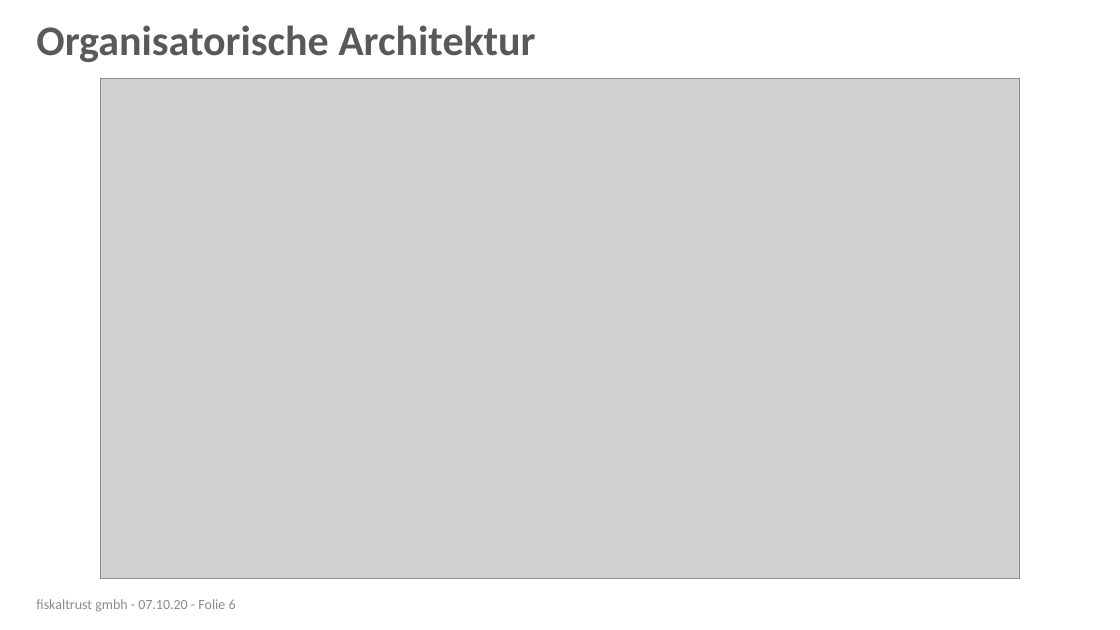
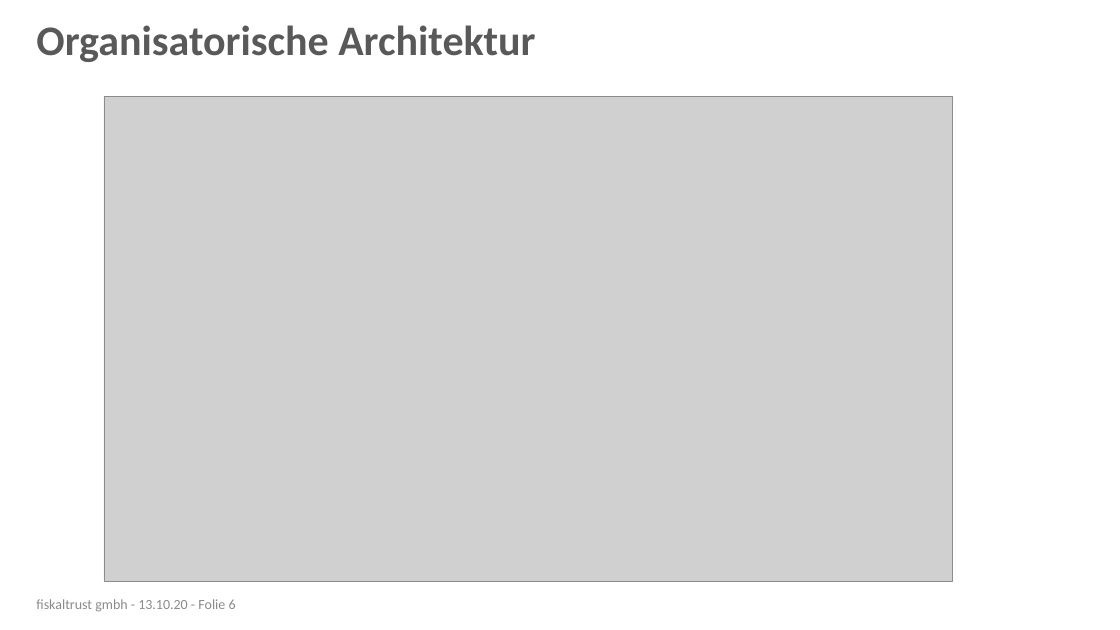
Before and after one commit to fiskaltrust/productdescription-de-doc, a slide deck: slide 6 of for-posdealers/presentation/sales/media/posdealer-sales-rollout.pptx. Drawn at 1120x630 pixels with LibreOffice and Linux fonts; fonts in the diff are those of the drawing; grey boxes stand for pictures; background and template pictures are left out. Boxes give left, top, right and bottom in pixels: in the first picture for what was removed or moved away, otherwise in the second. Text is boxed around its words. In the diff, an @@ line names an element or a change of style, - is before the commit and + after.

```diff
--- a/for-posdealers/presentation/sales/media/posdealer-sales-rollout.pptx
+++ b/for-posdealers/presentation/sales/media/posdealer-sales-rollout.pptx
@@ picture: place and size @@
-picture at (100,78,1019,578)
+picture at (104,97,953,581)
@@ text at (36,599,236,612): text changed @@
-fiskaltrust gmbh - 07.10.20 - Folie 6
+fiskaltrust gmbh - 13.10.20 - Folie 6
```
Also in this commit, not shown: 3 other files.
